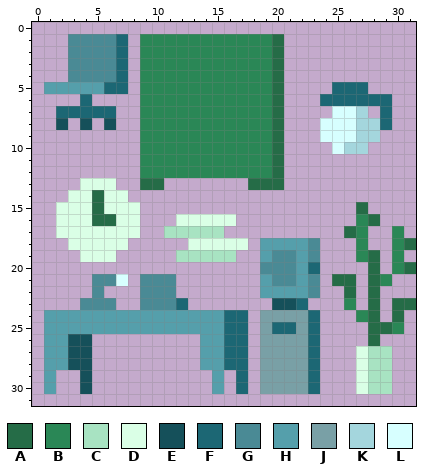
Two versions of one pixel-art sprite, Assets/Art/Props/Props_Office.png. This is how it looked before the edit.
The file is 32x32 pixels. Pixels under 10% opacity are left out. Colours within 5 levels of each other are drawn and written as one.
Palette (. is transparent): A #256c47  B #2a8756  C #a8e3c2  D #daffe6  E #15505a  F #1c6774  G #4a8a95  H #559fab  J #79a0a6  K #a4d6dd  L #d7ffff
Pixels before, first column x 1:
 1 ..GGGGF.BBBBBBBBBBBA...........
 2 ..GGGGF.BBBBBBBBBBBA...........
 3 ..GGGGF.BBBBBBBBBBBA...........
 4 ..GGGGF.BBBBBBBBBBBA...........
 5 HHHHHFF.BBBBBBBBBBBA....FFF....
 6 ...F....BBBBBBBBBBBA...FFFFFF..
 7 .FFFFF..BBBBBBBBBBBA....LLK.F..
 8 .E.E.E..BBBBBBBBBBBA...LLLKKF..
 9 ........BBBBBBBBBBBA...LLLKK...
10 ........BBBBBBBBBBBA....LKK....
11 ........BBBBBBBBBBBA...........
12 ........BBBBBBBBBBBA...........
13 ...DDD..AA.......AAA...........
14 ..DDADD........................
15 .DDDADDD..................A....
16 .DDDAADD...DDDDD..........BA...
17 .DDDDDDD..CCCCC..........AB..B.
18 ..DDDDD.....DDDDD.HHHHG...B..BA
19 ...DDD.....CCCCC..HGGHG...BA.B.
20 ..................GGGHF....A.BA
21 ....GGL.GGG.......HGGHG.AA.AB..
22 ....G...GGG.......HHHHG..A.A...
23 ...GGG..GGGF.......EEF...B.A.AA
24 HHHHHHHHHHHHHHHFF.JJJJF...BA.A.
25 HHHHHHHHHHHHHHHFF.JFFJF....AAB.
26 HHEE.........HHFF.JJJJF....A...
27 HHEE.........HHFF.JJJJF...DCC..
28 HHEE.........HHFF.JJJJF...DCC..
29 H..E..........H.F.JJJJF...DCC..
30 H..E..........H.F.JJJJF...DCC..
Once edited:
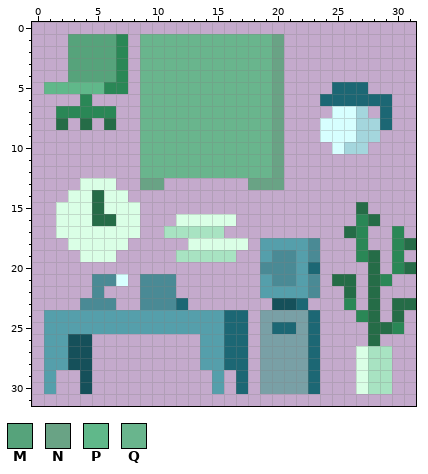
Colours new in this view: M #56a37b  N #69a385  P #60b88a  Q #69b58d
Edits made:
{"y":1,"x":3,"old":"GGGGF","new":"MMMMB"}
{"y":1,"x":9,"old":"BBBBBBBBBBBA","new":"QQQQQQQQQQQN"}
{"y":2,"x":3,"old":"GGGGF","new":"MMMMB"}
{"y":2,"x":9,"old":"BBBBBBBBBBBA","new":"QQQQQQQQQQQN"}
{"y":3,"x":3,"old":"GGGGF","new":"MMMMB"}
{"y":3,"x":9,"old":"BBBBBBBBBBBA","new":"QQQQQQQQQQQN"}
{"y":4,"x":3,"old":"GGGGF","new":"MMMMB"}
{"y":4,"x":9,"old":"BBBBBBBBBBBA","new":"QQQQQQQQQQQN"}
{"y":5,"x":1,"old":"HHHHHFF","new":"PPPPPBB"}
{"y":5,"x":9,"old":"BBBBBBBBBBBA","new":"QQQQQQQQQQQN"}
{"y":6,"x":4,"old":"F","new":"B"}
{"y":6,"x":9,"old":"BBBBBBBBBBBA","new":"QQQQQQQQQQQN"}
{"y":7,"x":2,"old":"FFFFF","new":"BBBBB"}
{"y":7,"x":9,"old":"BBBBBBBBBBBA","new":"QQQQQQQQQQQN"}
{"y":8,"x":2,"old":"E","new":"A"}
{"y":8,"x":4,"old":"E","new":"A"}
{"y":8,"x":6,"old":"E","new":"A"}
{"y":8,"x":9,"old":"BBBBBBBBBBBA","new":"QQQQQQQQQQQN"}
{"y":9,"x":9,"old":"BBBBBBBBBBBA","new":"QQQQQQQQQQQN"}
{"y":10,"x":9,"old":"BBBBBBBBBBBA","new":"QQQQQQQQQQQN"}
{"y":11,"x":9,"old":"BBBBBBBBBBBA","new":"QQQQQQQQQQQN"}
{"y":12,"x":9,"old":"BBBBBBBBBBBA","new":"QQQQQQQQQQQN"}
{"y":13,"x":9,"old":"AA","new":"NN"}
{"y":13,"x":18,"old":"AAA","new":"NNN"}
{"label":"changed","picture_box":[44,34,284,190]}
